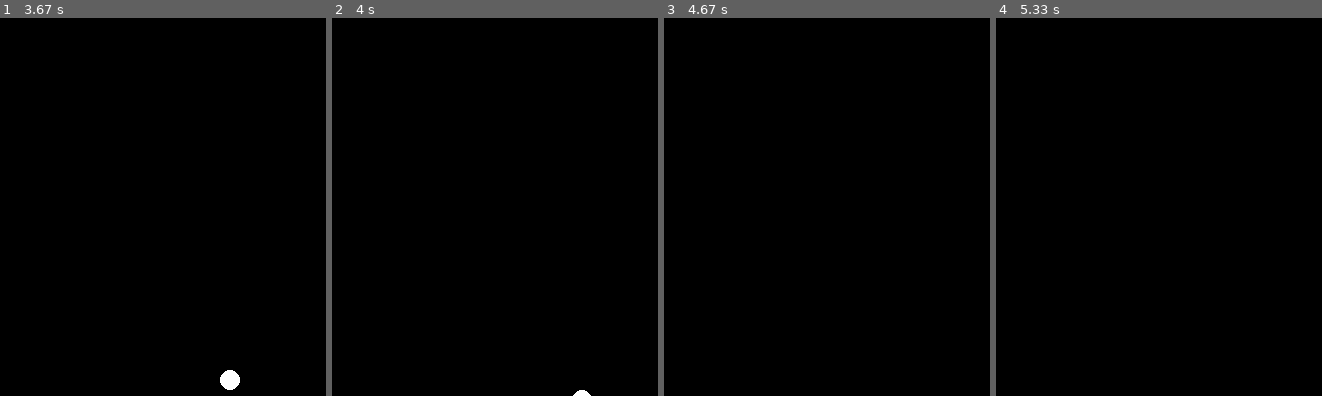
Above: before the commit, frames 1-4 (left to right).
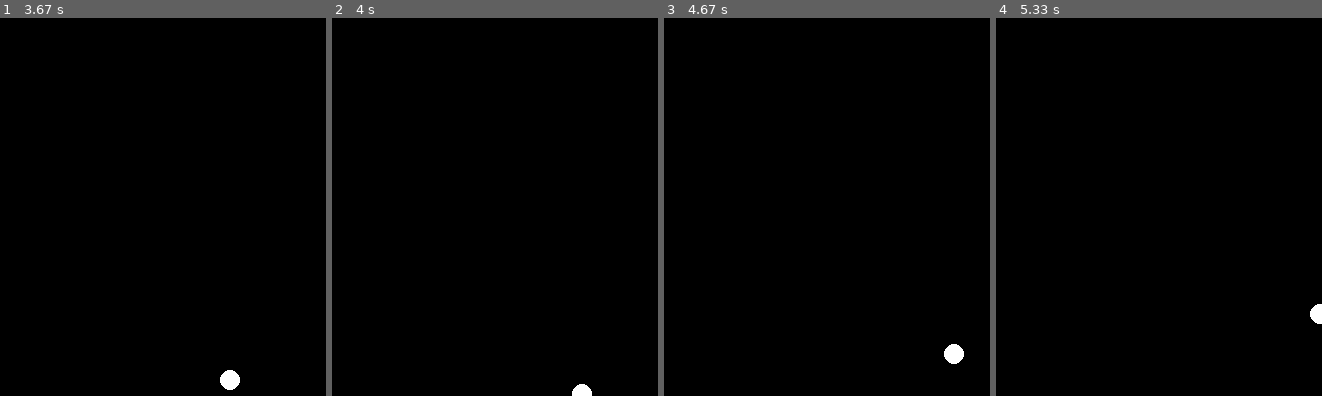
Above: after the commit, the same moments.

Repository: jinsoohyun/HomeWork
Game: pygame game, started from lab1/embedded_pyGame/Crash_Of_Block.py
The game is run twice, just before and just after one commit, with the same random seed, the same clock (stepped at 60 frames per second) and the same inputs.
Inputs:
- Up to frame 1 (3.67 s): no input
- Up to frame 2 (4 s): no input
- Up to frame 3 (4.67 s): no input
- Up to frame 4 (5.33 s): no input

Frame 1 is identical in both runs. In frame 2, 0.1% of the frame differs, in the area x 73-80%, y 96-100%; in frame 3, 0.2%, in the area x 85-93%, y 86-92%; in frame 4, 0.2%.

Commit message:
bounce ball

Diff:
--- a/lab1/embedded_pyGame/Crash_Of_Block.py
+++ b/lab1/embedded_pyGame/Crash_Of_Block.py
@@ -1,6 +1,7 @@
 #coding:utf-8
 # draw ball
 # draw ball & moving it
+# bounce ball
 
 import pygame, sys
 from pygame.locals import *
@@ -35,5 +36,11 @@
 
     bx += dx
     by += dy
+    if bx > width or bx < 0:
+        dx = dx * (-1)
+    if by > height or by < 0:
+        dy = dy * (-1)
+
+
     drawball(bx, by, radius)
     pygame.display.update()
